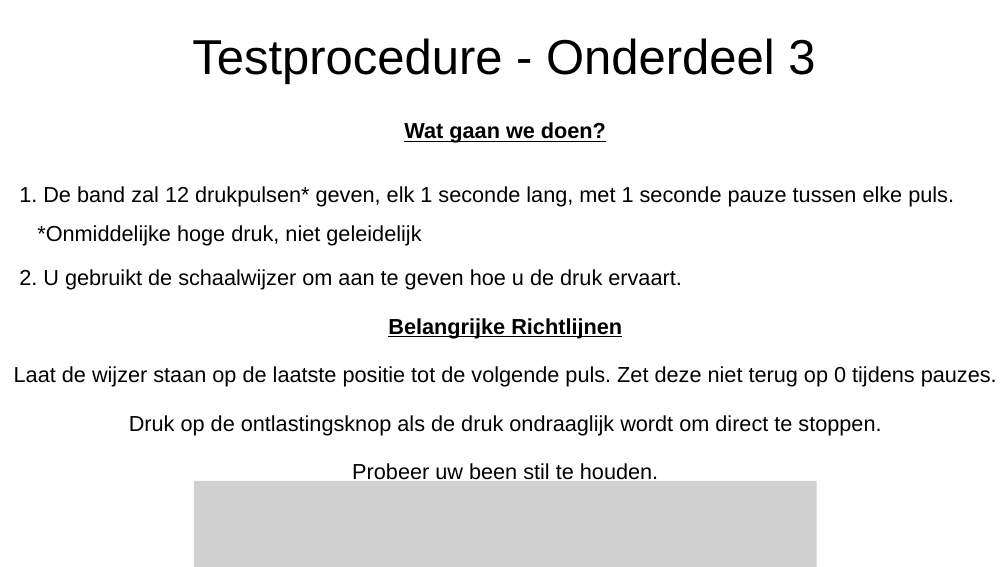
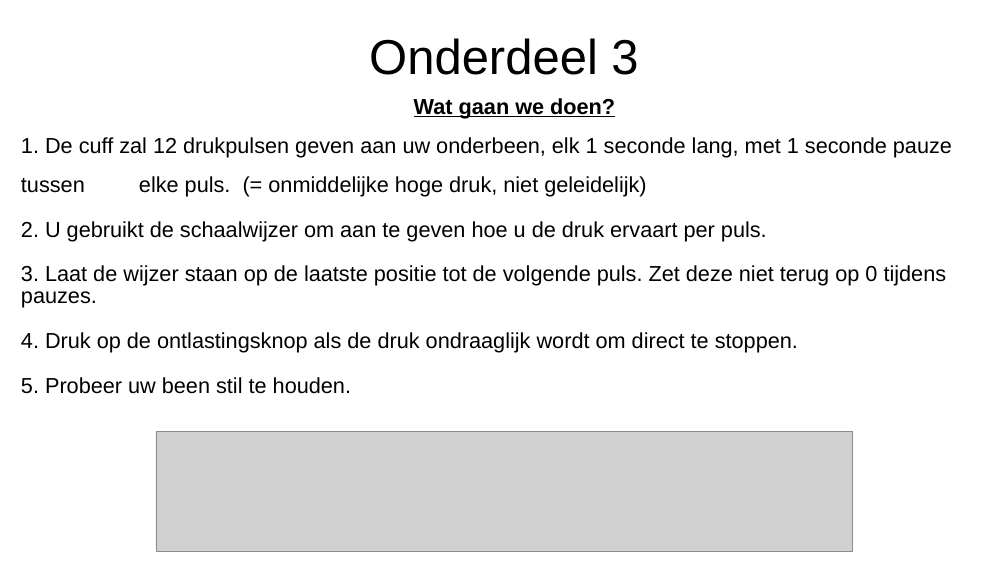
Before and after one commit to LabBench-Society/Protocols.Beta, a slide deck: slide 3 of docs/kuleuven.gbiomed.LaBGAS.SynapsWP2.v1/CPAInstructions_NL.pptx. Drawn at 1008x567 pixels with LibreOffice and Linux fonts; fonts in the diff are those of the drawing; grey boxes stand for pictures. Boxes give left, top, right and bottom in pixels: in the first picture for what was removed or moved away, otherwise in the second. Text is boxed around its words. In the diff, an @@ line names an element or a change of style, - is before the commit and + after.

Commit message:
Update of slides

```diff
--- a/docs/kuleuven.gbiomed.LaBGAS.SynapsWP2.v1/CPAInstructions_NL.pptx
+++ b/docs/kuleuven.gbiomed.LaBGAS.SynapsWP2.v1/CPAInstructions_NL.pptx
@@ text at box(369, 38, 638, 75): text changed @@
-Testprocedure - Onderdeel 3
+Onderdeel 3
@@ text "Wat gaan we doen?": place and size @@
-text "Wat gaan we doen?" at box(14, 122, 997, 484)
+text "Wat gaan we doen?" at box(21, 98, 952, 394)
@@ text at box(21, 137, 952, 394): text changed @@
-1. De band zal 12 drukpulsen* geven, elk 1 seconde lang, met 1 seconde pauze tussen elke puls.
-*Onmiddelijke hoge druk, niet geleidelijk
-2. U gebruikt de schaalwijzer om aan te geven hoe u de druk ervaart.
-Belangrijke Richtlijnen
-Laat de wijzer staan op de laatste positie tot de volgende puls. Zet deze niet terug op 0 tijdens pauzes.
-Druk op de ontlastingsknop als de druk ondraaglijk wordt om direct te stoppen.
-Probeer uw been stil te houden.
+1. De cuff zal 12 drukpulsen geven aan uw onderbeen, elk 1 seconde lang, met 1 seconde pauze tussen elke puls. (= onmiddelijke hoge druk, niet geleidelijk)
+2. U gebruikt de schaalwijzer om aan te geven hoe u de druk ervaart per puls.
+3. Laat de wijzer staan op de laatste positie tot de volgende puls. Zet deze niet terug op 0 tijdens pauzes.
+4. Druk op de ontlastingsknop als de druk ondraaglijk wordt om direct te stoppen.
+5. Probeer uw been stil te houden.
@@ picture added at box(156, 432, 852, 551) @@
@@ picture removed at box(194, 481, 817, 567) @@
```
Also in this commit, not shown: 3 other slides changed, 6 other files.
